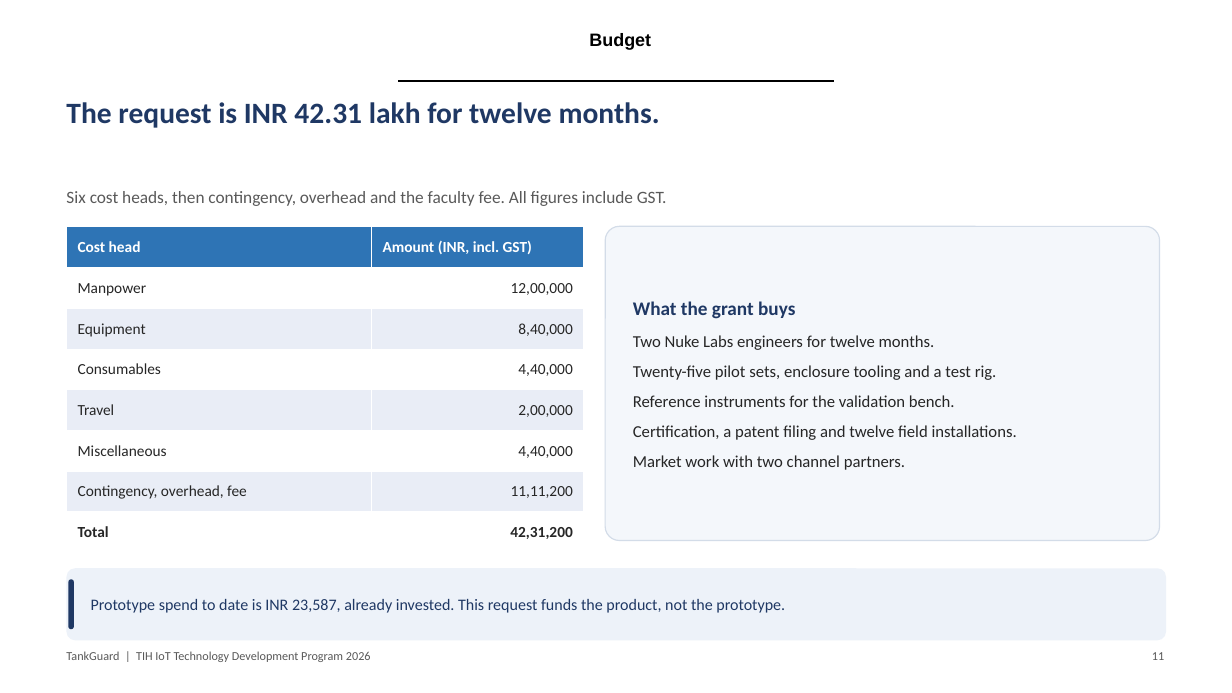
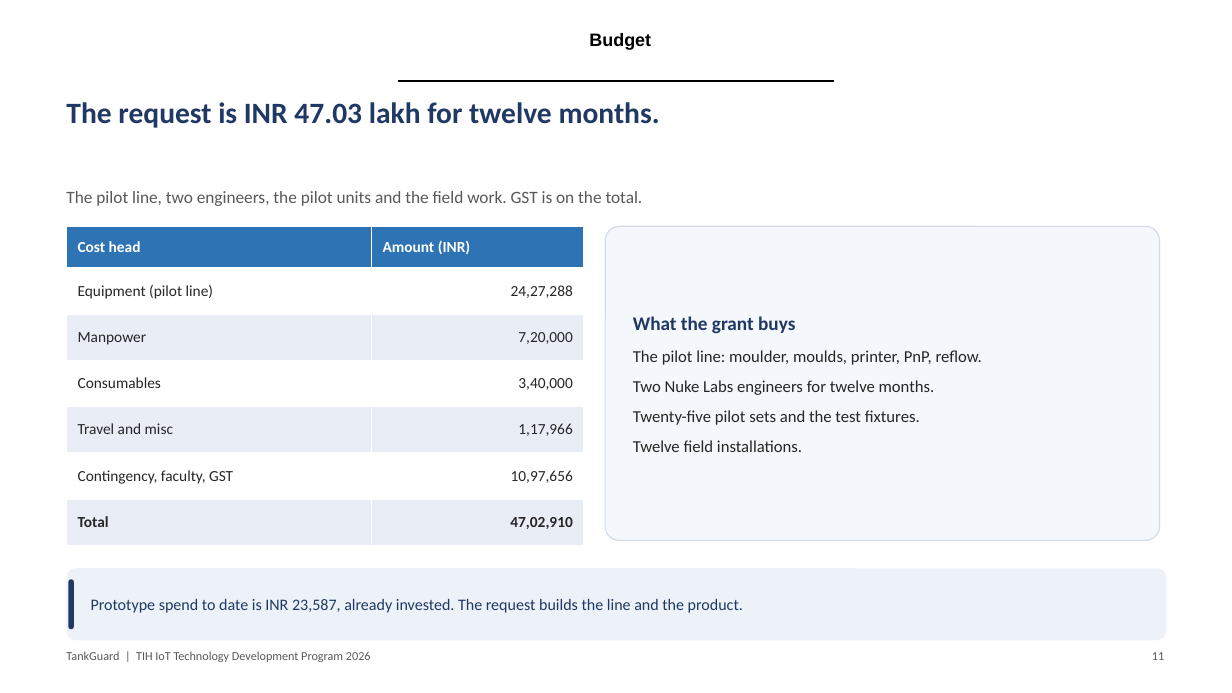
Before and after one commit to adithya-in/tankguard, a slide deck: slide 11 of docs/office/TankGuard_Presentation.pptx. Drawn at 1232x693 pixels with LibreOffice and Linux fonts; fonts in the diff are those of the drawing; background and template pictures are left out. Boxes give left, top, right and bottom in pixels: in the first picture for what was removed or moved away, otherwise in the second. Text is boxed around its words. In the diff, an @@ line names an element or a change of style, - is before the commit and + after.

Commit message:
docs: rebuild the grant around the 47 lakh pilot-line budget
The equipment head is now the pilot line itself: a used 100 T moulder, three moulds, a stencil printer, a two-head PnP, a six-zone reflow and the test bench, itemised across 17 lines.

Heads: equipment 24,27,288, manpower 7,20,000, consumables 3,40,000, travel 1,00,000, misc 17,966, contingency 1,80,263, faculty 2,00,000, GST 7,17,393. Total 47,02,910, 94 percent of the ceiling.

Tranches follow the spend: 25,66,222 at T0, 16,23,623 at month 6, 5,13,065 at month 12. Milestone 1 becomes line procurement, and the proposal gains a 4.2 equipment breakdown; the workbook gains an Equipment sheet.

The C1 controller is an ESP8266, so the appendix and the specification no longer call it an ESP32.

```diff
--- a/docs/office/TankGuard_Presentation.pptx
+++ b/docs/office/TankGuard_Presentation.pptx
@@ text at (x1=66, y1=102, x2=660, y2=128): text changed @@
-The request is INR 42.31 lakh for twelve months.
+The request is INR 47.03 lakh for twelve months.
@@ text at (x1=66, y1=191, x2=643, y2=206): text changed @@
-Six cost heads, then contingency, overhead and the faculty fee. All figures include GST.
+The pilot line, two engineers, the pilot units and the field work. GST is on the total.
@@ table at (x1=67, y1=226, x2=584, y2=545) @@
-row 1: Cost head | Amount (INR, incl. GST)
-row 2: Manpower | 12,00,000
-row 3: Equipment | 8,40,000
-row 4: Consumables | 4,40,000
-row 5: Travel | 2,00,000
-row 6: Miscellaneous | 4,40,000
-row 7: Contingency, overhead, fee | 11,11,200
-row 8: Total | 42,31,200
+row 1: Cost head | Amount (INR)
+row 2: Equipment (pilot line) | 24,27,288
+row 3: Manpower | 7,20,000
+row 4: Consumables | 3,40,000
+row 5: Travel and misc | 1,17,966
+row 6: Contingency, faculty, GST | 10,97,656
+row 7: Total | 47,02,910
@@ text at (x1=633, y1=350, x2=982, y2=365): paragraph added @@
+The pilot line: moulder, moulds, printer, PnP, reflow.
@@ text at (x1=633, y1=410, x2=920, y2=452): text changed @@
-Twenty-five pilot sets, enclosure tooling and a test rig.
-Reference instruments for the validation bench.
-Certification, a patent filing and twelve field installations.
-Market work with two channel partners.
+Twenty-five pilot sets and the test fixtures.
+Twelve field installations.
@@ text at (x1=91, y1=599, x2=743, y2=613): text changed @@
-Prototype spend to date is INR 23,587, already invested. This request funds the product, not the prototype.
+Prototype spend to date is INR 23,587, already invested. The request builds the line and the product.
```
Also in this commit, not shown: 2 other slides changed, 5 other files.
